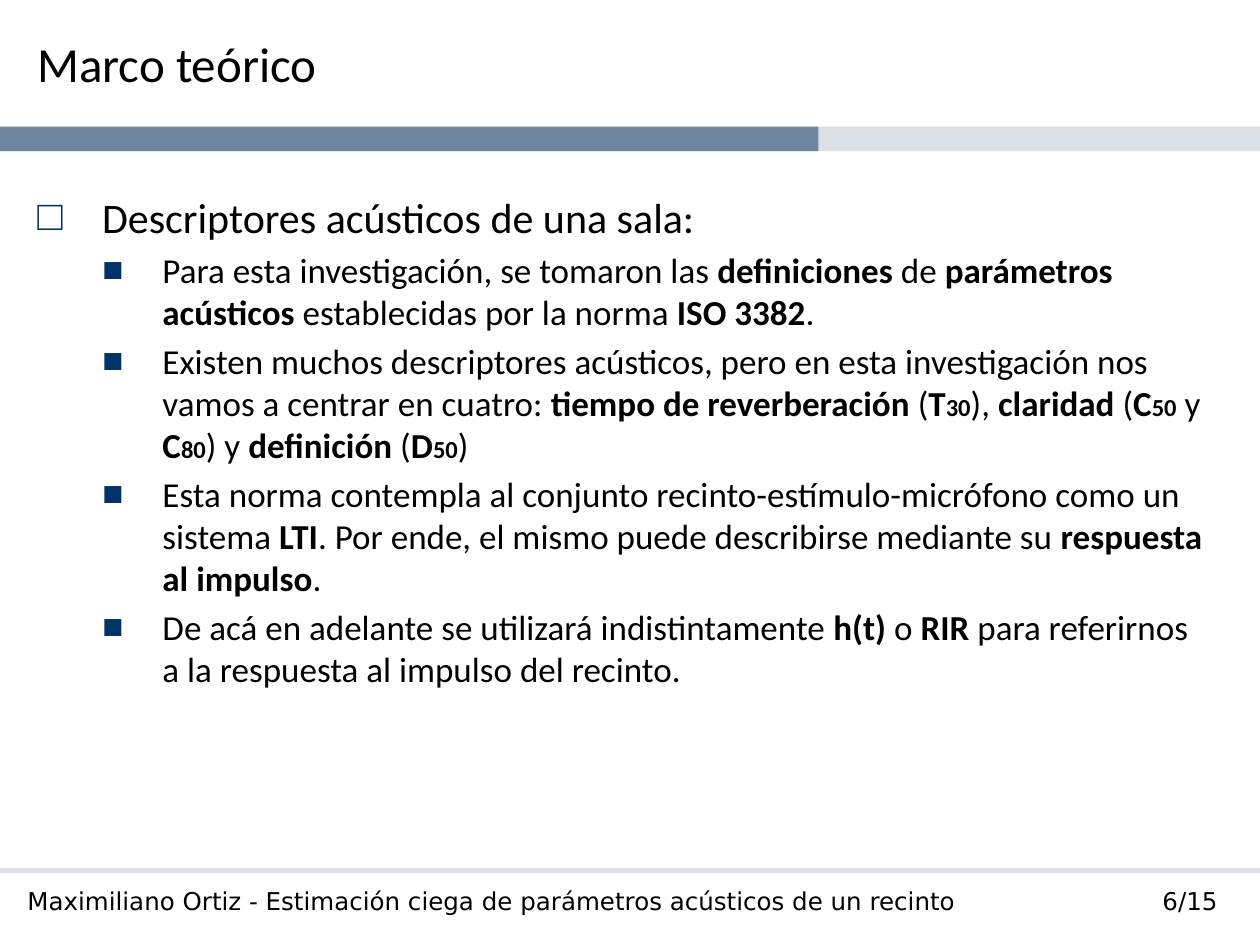
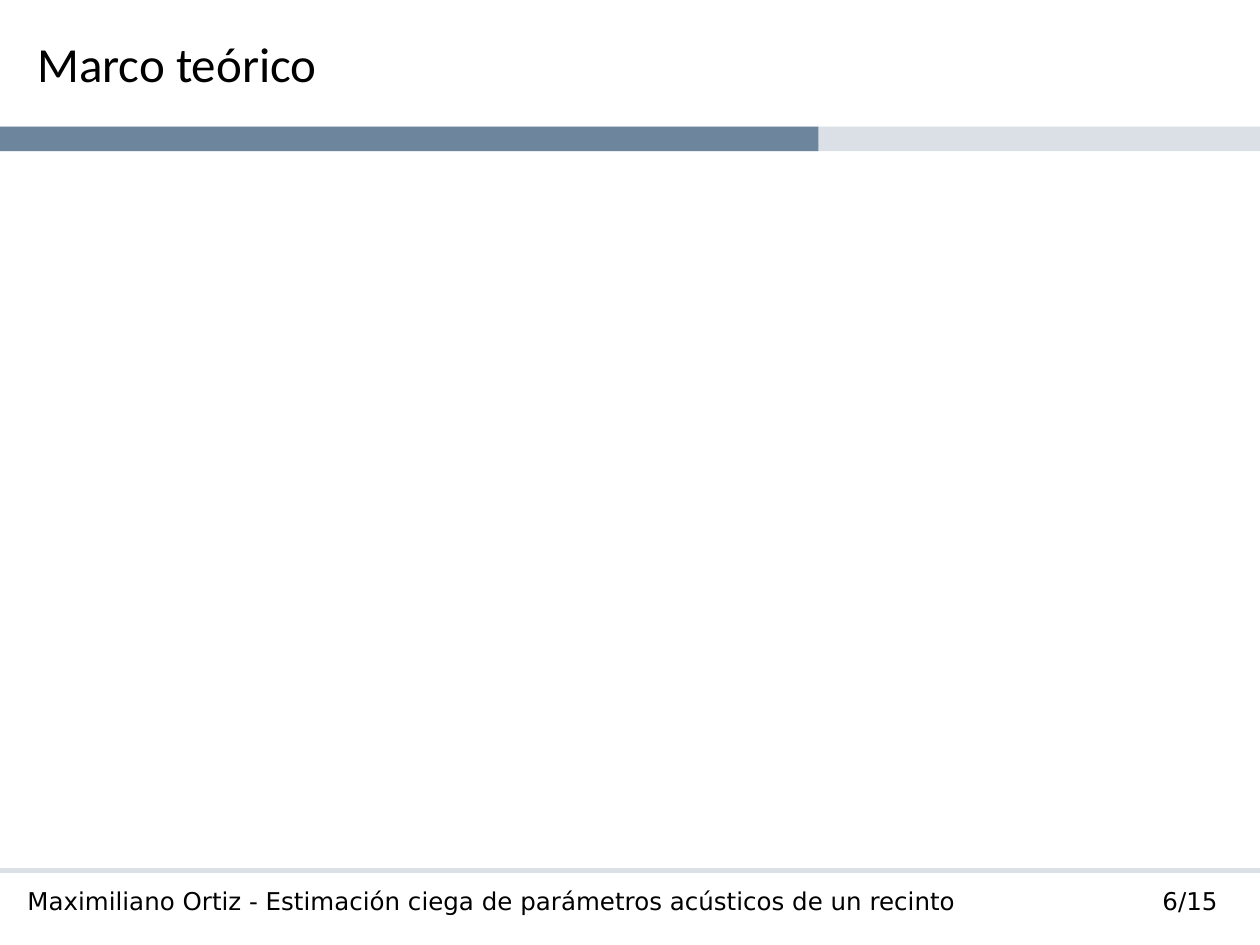
Before and after one commit to maxiaortiz22/thesis-report, a slide deck: slide 14 of Estimación ciega de parámetros acústicos de un recinto - Ortiz.pptx. Drawn at 1260x945 pixels with LibreOffice and Linux fonts; fonts in the diff are those of the drawing; grey boxes stand for pictures; background and template pictures are left out. Boxes give left, top, right and bottom in pixels: in the first picture for what was removed or moved away, otherwise in the second. Text is boxed around its words. In the diff, an @@ line names an element or a change of style, - is before the commit and + after.

Commit message:
Presentacion

```diff
--- a/Estimación ciega de parámetros acústicos de un recinto - Ortiz.pptx
+++ b/Estimación ciega de parámetros acústicos de un recinto - Ortiz.pptx
@@ text removed at [102, 203, 1203, 688] @@
-□ Descriptores acústicos de una sala:
-  ■ Para esta investigación, se tomaron las definiciones de parámetros acústicos establecidas por la norma ISO 3382.
-  ■ Existen muchos descriptores acústicos, pero en esta investigación nos vamos a centrar en cuatro: tiempo de reverberación (T30), claridad (C50 y C80) y definición (D50)
-  ■ Esta norma contempla al conjunto recinto-estímulo-micrófono como un sistema LTI. Por ende, el mismo puede describirse mediante su respuesta al impulso.
-  ■ De acá en adelante se utilizará indistintamente h(t) o RIR para referirnos a la respuesta al impulso del recinto.
```
Also in this commit, not shown: 6 other slides changed, 11 slides added.
